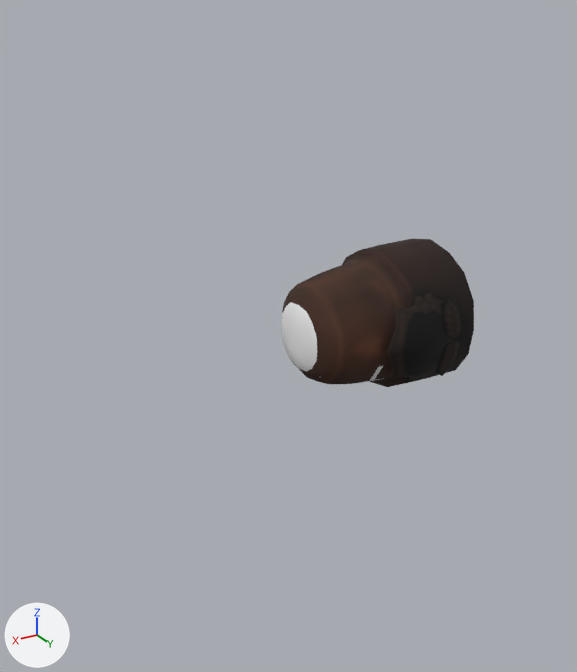
Before and after pictures for a commit that changed the glTF model game/assets/player/outfits/head_l1226.glb.
Rendered twice from a camera (50 mm lens) standing at (1.086, 0.814, 0.41) and looking at (0.589, -0.013, -0.003). Every picture has the same lights, and +X, +Y and +Z are marked at lower left. The older version comes first. Where no turn or scale is listed for an object, it has been applied to the vertices.

Names of what the first picture shows: 'Editable Poly', 'L1226'.
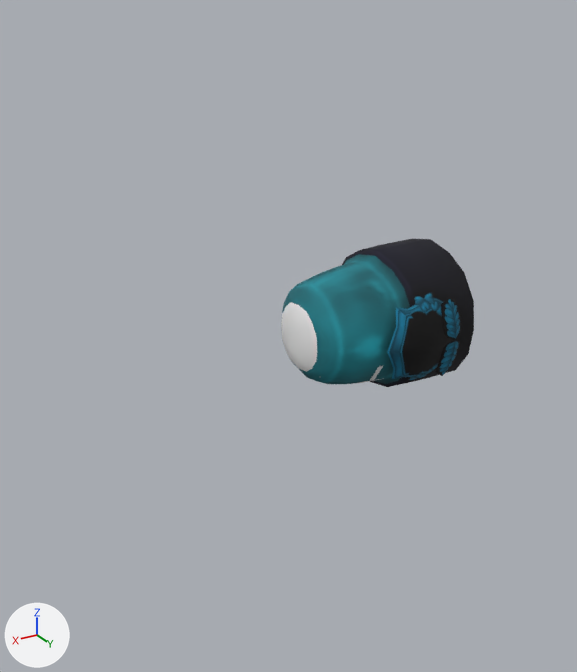
Changed parts and their boxes [x1, y1, x2, y2] in the pictures (577 x 672 px):
```json
{"object": "L1226", "change": "recoloured", "before": [282, 241, 463, 386], "after": [282, 241, 463, 386], "on screen": "brown to cyan"}
```

Scene script edits in JSON lines:
```json
{"op": "add", "block": "img_b1226h01b__c998d8_png", "code": ["img_b1226h01b__c998d8_png = load_image('b1226h01b__c998d8.png', '../textures/b1226h01b__c998d8.png', 512, 512, 'sRGB')"]}
{"op": "add", "block": "mat_b1226h01b__c998d8", "code": ["mat_b1226h01b__c998d8 = principled_material('b1226h01b__c998d8')", "mat_b1226h01b__c998d8.texture = img_b1226h01b__c998d8_png", "mat_b1226h01b__c998d8.roughness = 0.9"]}
{"block": "me_l1226", "where": "me_l1226.from_pydata(...)  # 253 vertices, 436 faces; spans x 0.339..0.555, y -0.088..0.121, z -0.096..0.101"}
{"op": "remove", "block": "me_l1226", "code": "me_l1226.materials.append(mat_b1226h01b__1ddd18)  # picture img_b1226h01b__1ddd18_png"}
{"op": "add", "block": "me_l1226", "code": "me_l1226.materials.append(mat_b1226h01b__c998d8)  # picture img_b1226h01b__c998d8_png"}
```
